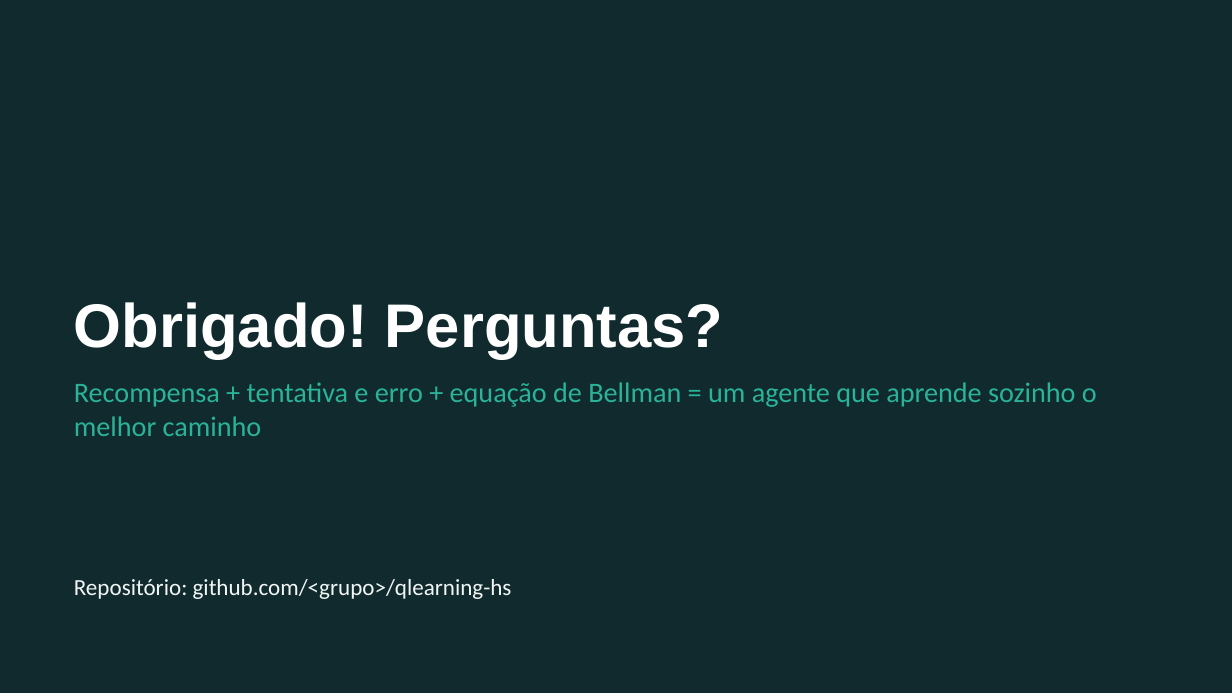
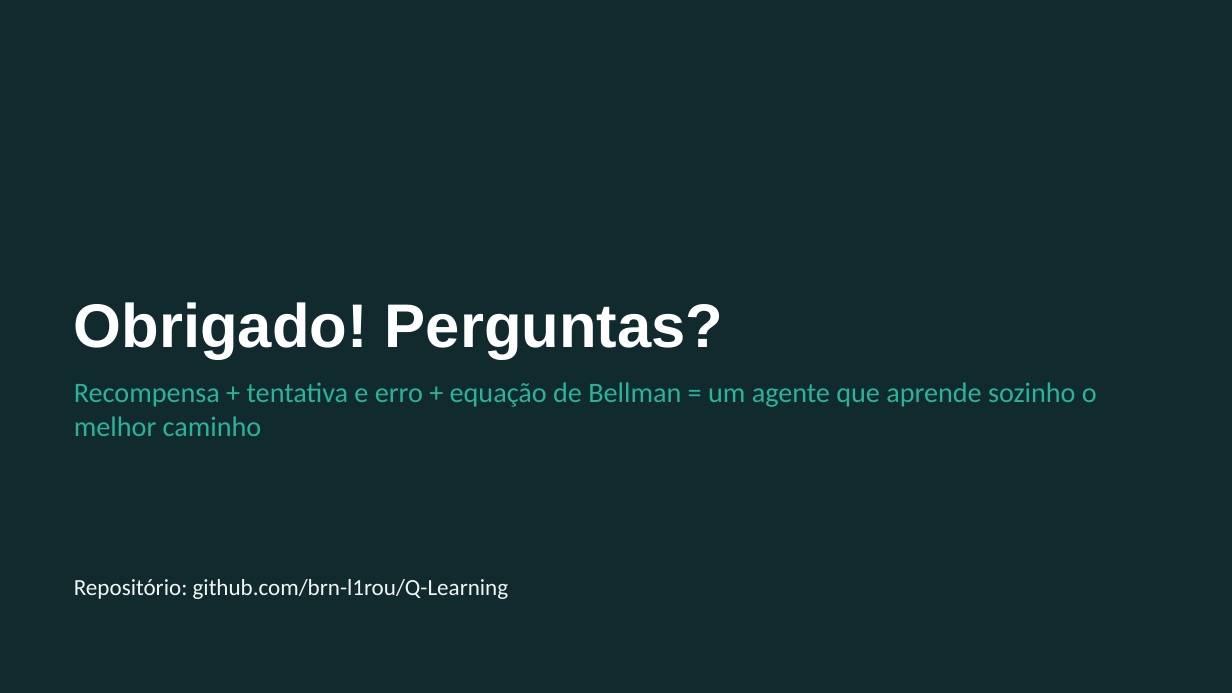
Before and after one commit to brn-l1rou/Q-Learning, a slide deck: slide 22 of docs/Apresentacao_QLearning_Haskell.pptx. Drawn at 1232x693 pixels with LibreOffice and Linux fonts; fonts in the diff are those of the drawing. Boxes give left, top, right and bottom in pixels: in the first picture for what was removed or moved away, otherwise in the second. Text is boxed around its words. In the diff, an @@ line names an element or a change of style, - is before the commit and + after.

Commit message:
fix: Update arquivo de apresentação.

```diff
--- a/docs/Apresentacao_QLearning_Haskell.pptx
+++ b/docs/Apresentacao_QLearning_Haskell.pptx
@@ text at (74, 579, 509, 599): text changed @@
-Repositório: github.com/<grupo>/qlearning-hs
+Repositório: github.com/brn-l1rou/Q-Learning
```
